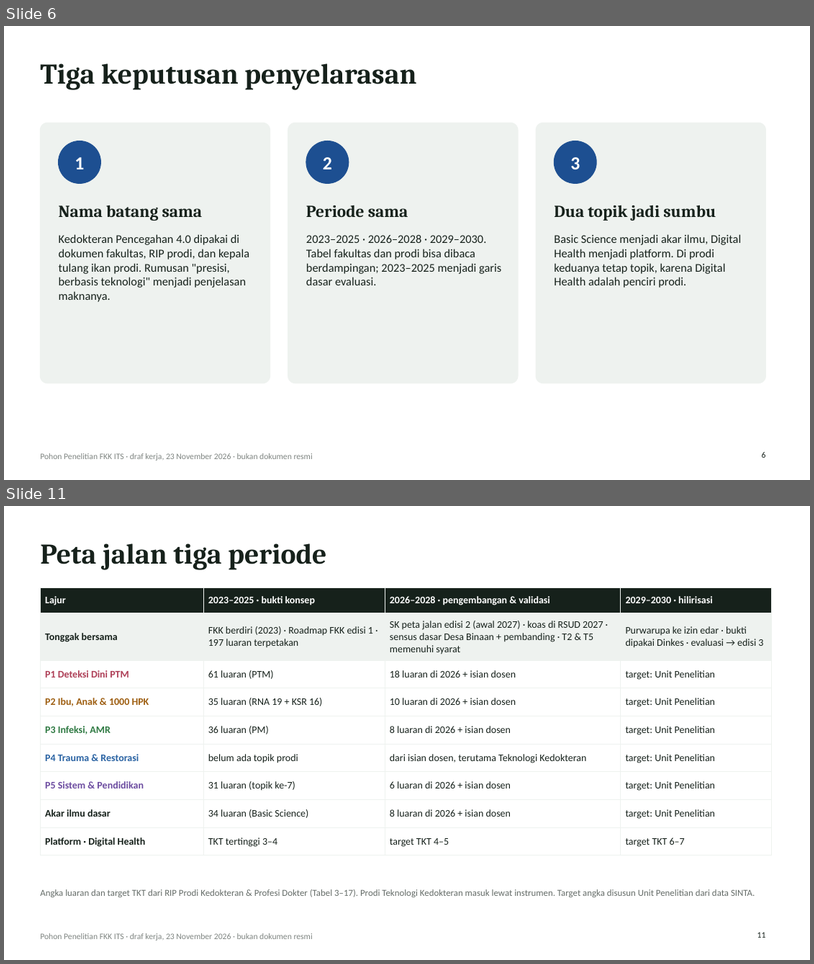
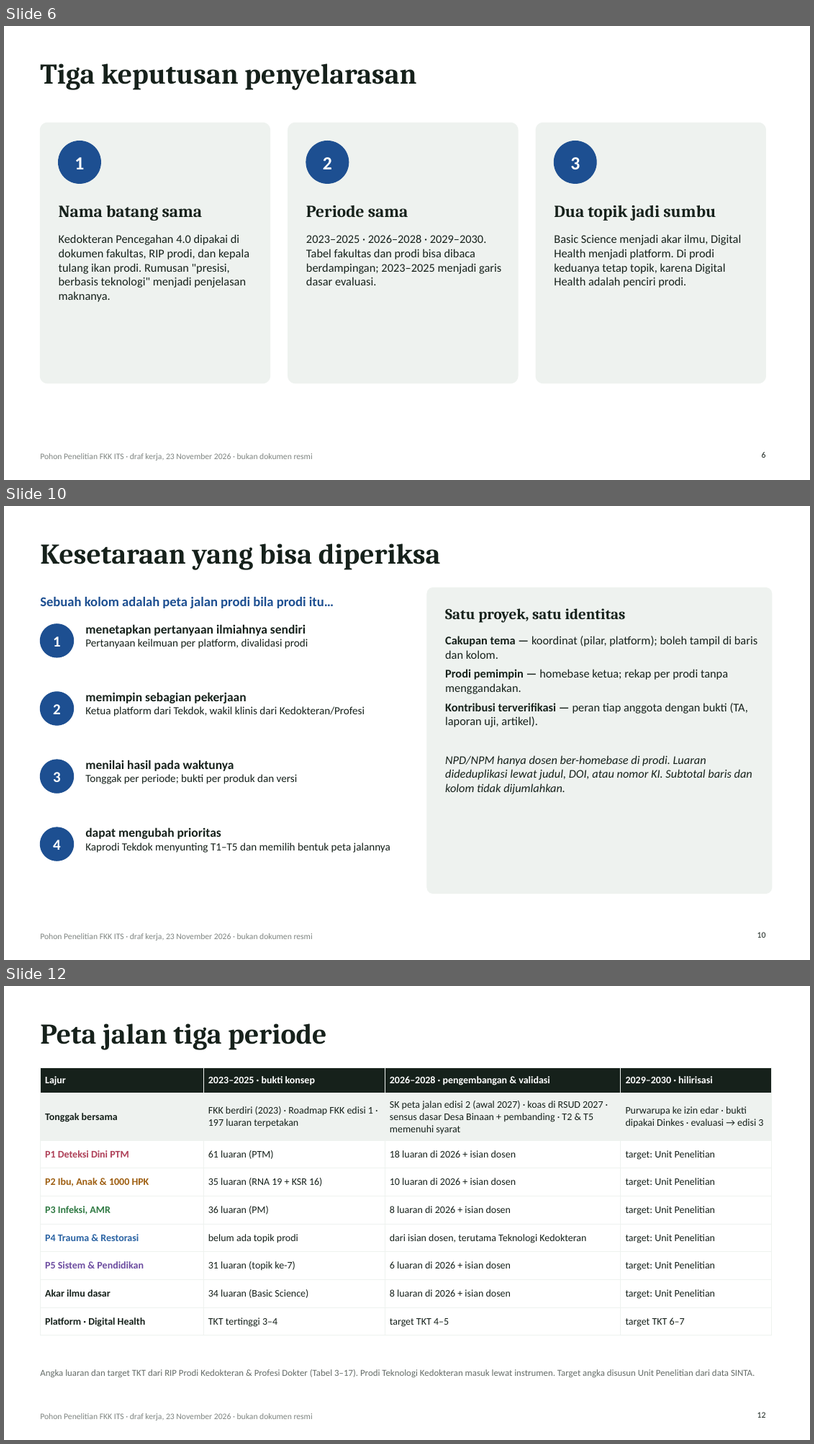
Before and after one commit to anakwirayuda-eng/desa-binaan-dashboard, a slide deck: output/PAPARAN_POHON_PENELITIAN_FKK_ITS.pptx. Shown one above the other, each under a label of ours: slides 6 and 11 before the commit, slides 6, 10 and 12 after it; the slides between them are not shown. The pictures are 814x964 and 814x1444 pixels, drawn with LibreOffice and Linux fonts; fonts in the diff are those of the drawing. Boxes give left, top, right and bottom in pixels: in the first picture for what was removed or moved away, otherwise in the second. Text is boxed around its words. In the diff, an @@ line names an element or a change of style, - is before the commit and + after.

```diff
--- a/output/PAPARAN_POHON_PENELITIAN_FKK_ITS.pptx
+++ b/output/PAPARAN_POHON_PENELITIAN_FKK_ITS.pptx
@@ slide 10 added at box(4, 506, 810, 960), background #FFFFFF; not listed: 1 template element that a slide beside it also shows @@
@@ title added at box(40, 543, 441, 570), 34 pt, text #16211B, bold @@
+Kesetaraan yang bisa diperiksa
@@ rounded rectangle added at box(427, 587, 772, 893), fill #EEF2EF, outline #EEF2EF 1 pt @@
@@ text added at box(40, 597, 334, 608), 16 pt, text #1D4F91, bold @@
+Sebuah kolom adalah peta jalan prodi bila prodi itu…
@@ text added at box(445, 608, 626, 623), 18 pt, text #16211B, bold @@
+Satu proyek, satu identitas
@@ ellipse added at box(40, 624, 74, 657), fill #1D4F91, outline #1D4F91 1 pt @@
@@ text added at box(85, 624, 308, 649), 13 pt, text #16211B @@
+menetapkan pertanyaan ilmiahnya sendiri
+Pertanyaan keilmuan per platform, divalidasi prodi
@@ text added at box(53, 636, 61, 646), 18 pt, text #FFFFFF, bold @@
+1
@@ text added at box(445, 636, 758, 794), 14 pt, text #16211B @@
+Cakupan tema — koordinat (pilar, platform); boleh tampil di baris dan kolom.
+Prodi pemimpin — homebase ketua; rekap per prodi tanpa menggandakan.
+Kontribusi terverifikasi — peran tiap anggota dengan bukti (TA, laporan uji, artikel).
+NPD/NPM hanya dosen ber-homebase di prodi. Luaran dideduplikasi lewat judul, DOI, atau nomor KI. Subtotal baris dan kolom tidak dijumlahkan.
@@ ellipse added at box(40, 692, 74, 725), fill #1D4F91, outline #1D4F91 1 pt @@
@@ text added at box(85, 692, 365, 716), 13 pt, text #16211B @@
+memimpin sebagian pekerjaan
+Ketua platform dari Tekdok, wakil klinis dari Kedokteran/Profesi
@@ text added at box(53, 704, 61, 714), 18 pt, text #FFFFFF, bold @@
+2
@@ ellipse added at box(40, 759, 74, 793), fill #1D4F91, outline #1D4F91 1 pt @@
@@ text added at box(85, 759, 298, 784), 13 pt, text #16211B @@
+menilai hasil pada waktunya
+Tonggak per periode; bukti per produk dan versi
@@ text added at box(53, 772, 61, 782), 18 pt, text #FFFFFF, bold @@
+3
@@ ellipse added at box(40, 827, 74, 860), fill #1D4F91, outline #1D4F91 1 pt @@
@@ text added at box(85, 827, 391, 852), 13 pt, text #16211B @@
+dapat mengubah prioritas
+Kaprodi Tekdok menyunting T1–T5 dan memilih bentuk peta jalannya
@@ text added at box(53, 839, 61, 849), 18 pt, text #FFFFFF, bold @@
+4
@@ page number added at box(758, 932, 766, 937), 10 pt, text #16211B @@
+10
@@ what was slide 11 is now slide 12 @@
@@ page number at box(758, 1412, 766, 1417): text changed @@
-11
+12
```
Also in this commit, not shown: 6 slides changed, 4 other slides added, 1 slide removed, 16 other files.
